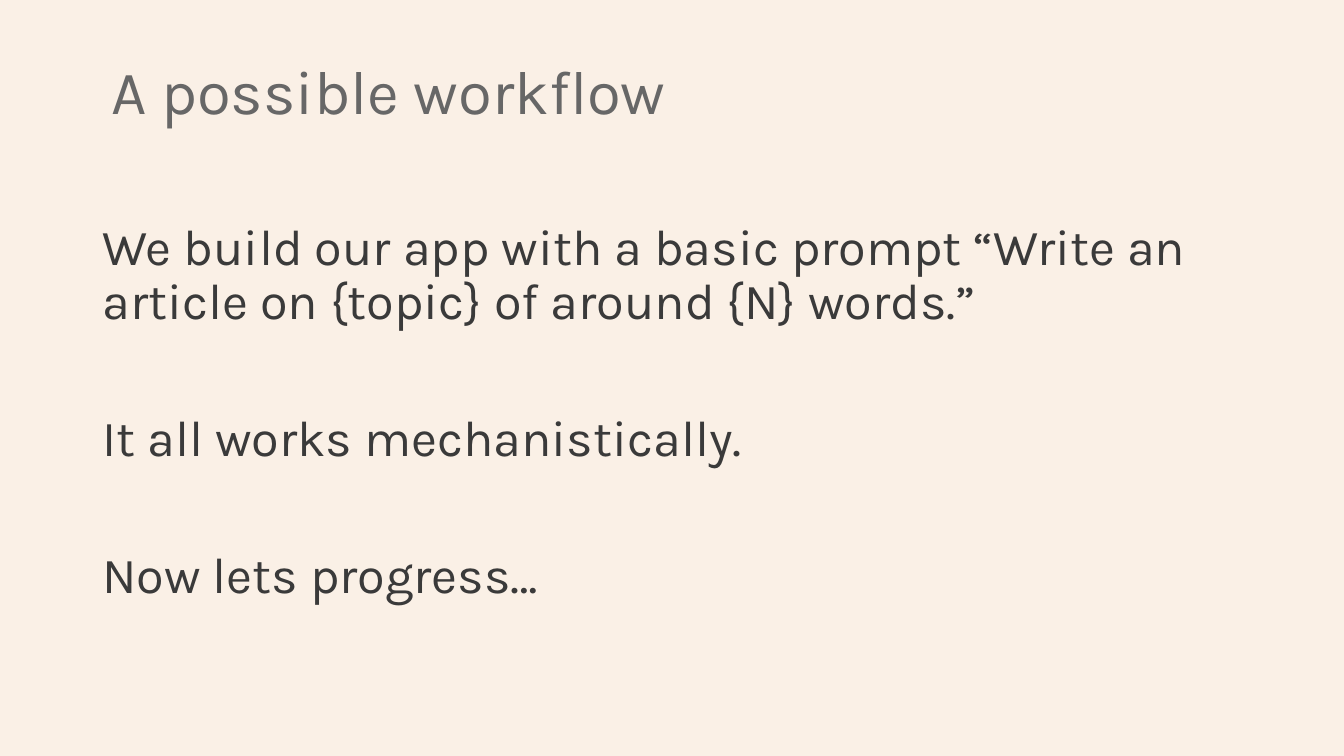
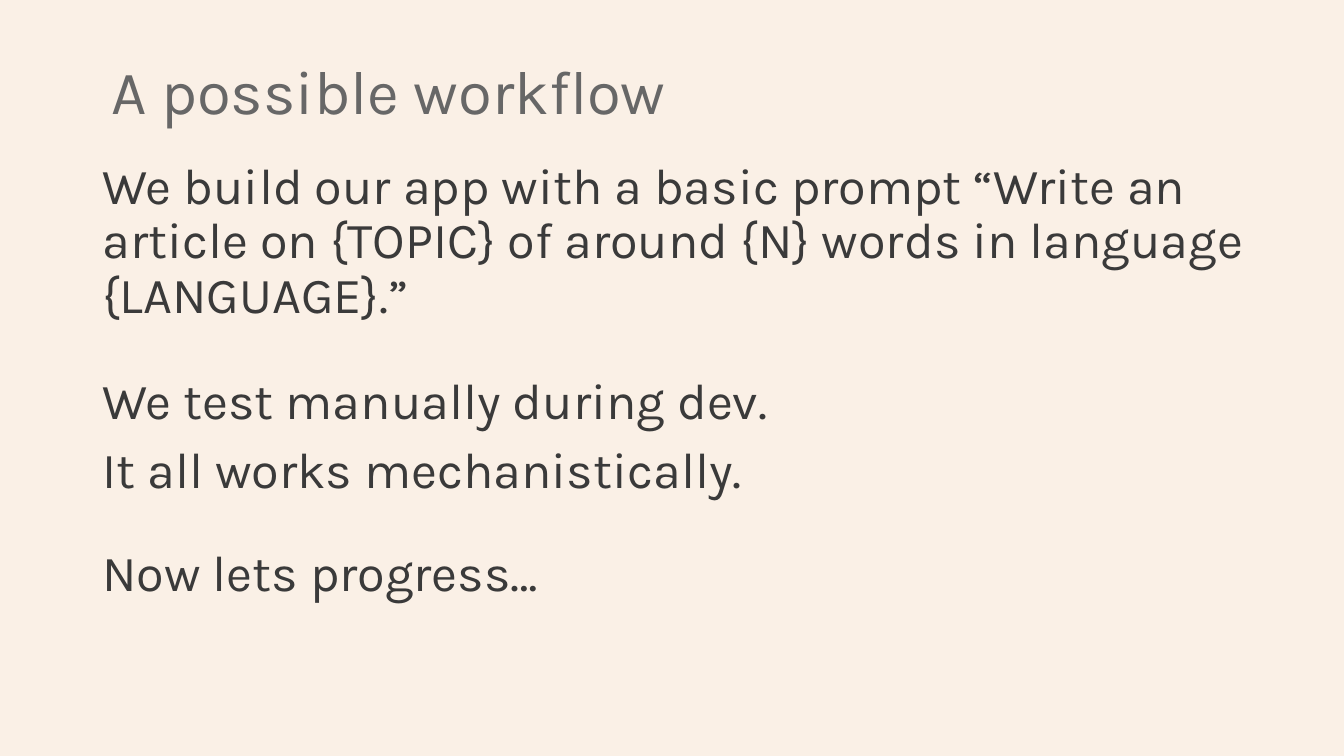
Before and after one commit to Python-Test-Engineer/eval-framework, a slide deck: slide 16 of PYDATA_SOUTHAMPTON_16SEP2025.pptx. Drawn at 1344x756 pixels with LibreOffice and Linux fonts; fonts in the diff are those of the drawing. Boxes give left, top, right and bottom in pixels: in the first picture for what was removed or moved away, otherwise in the second. Text is boxed around its words. In the diff, an @@ line names an element or a change of style, - is before the commit and + after.

```diff
--- a/PYDATA_SOUTHAMPTON_16SEP2025.pptx
+++ b/PYDATA_SOUTHAMPTON_16SEP2025.pptx
@@ text at (x1=102, y1=169, x2=1243, y2=432): text changed @@
-We build our app with a basic prompt “Write an article on {topic} of around {N} words.”
+We build our app with a basic prompt “Write an article on {TOPIC} of around {N} words in language {LANGUAGE}.”
+We test manually during dev.
```
Also in this commit, not shown: 8 other slides changed, 1 other file.
